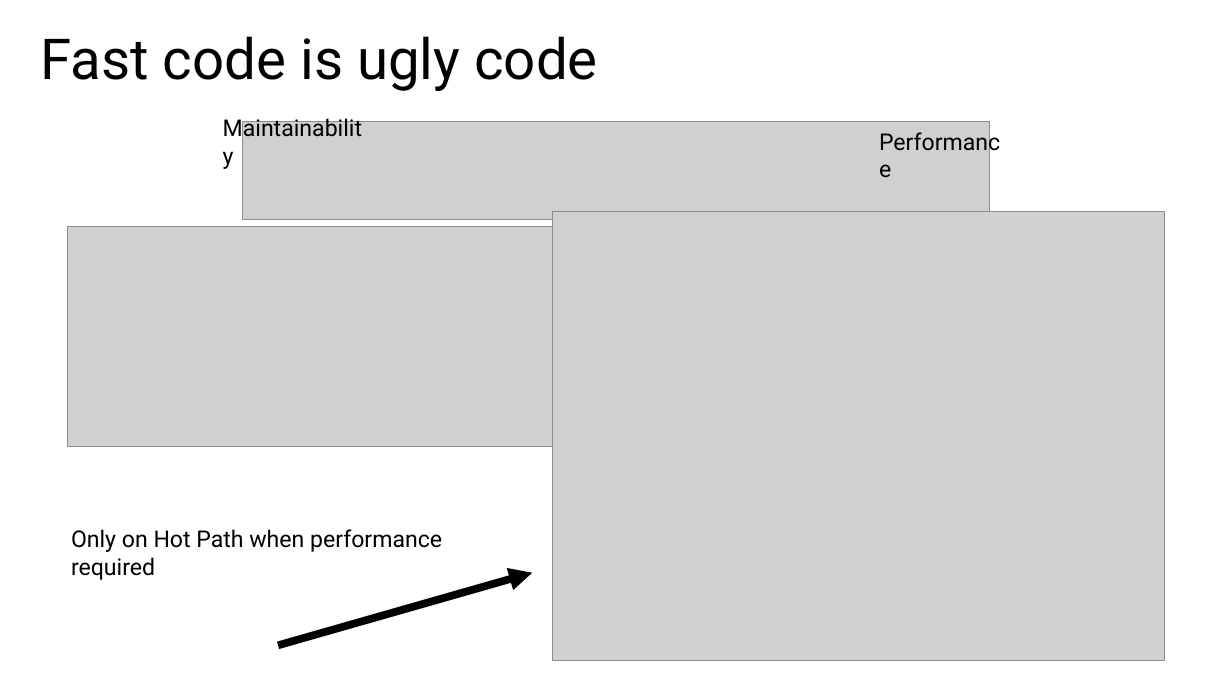
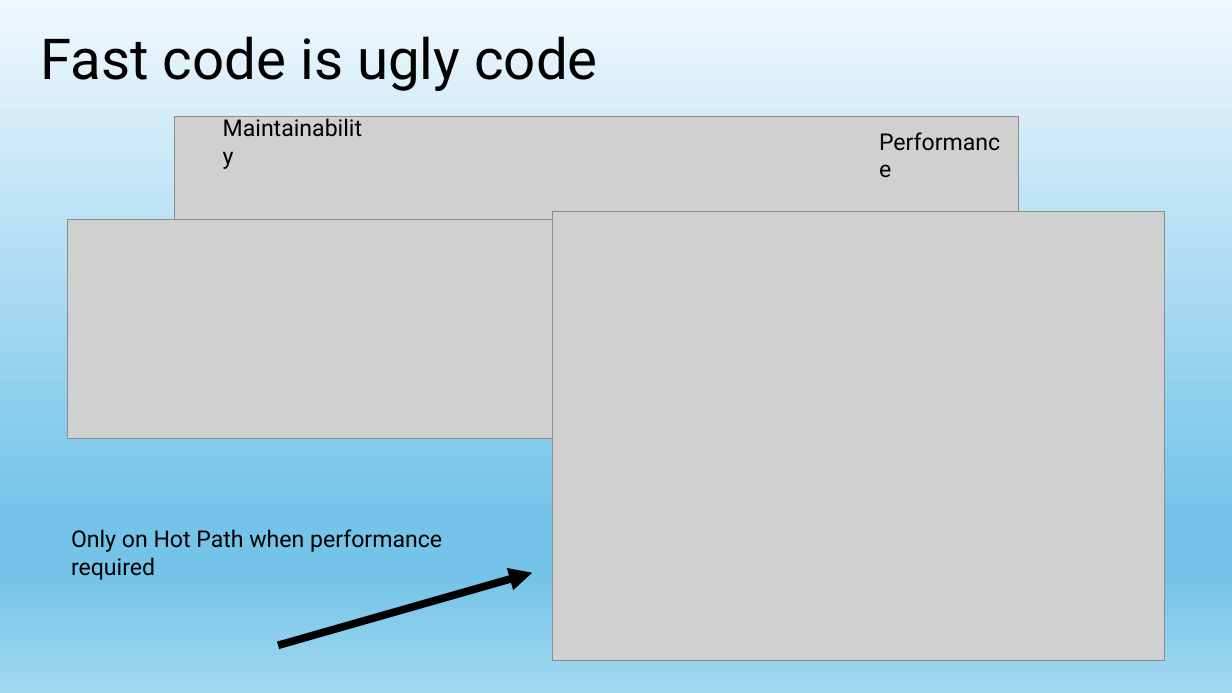
Before and after one commit to jeanhibbert/PerfDemo, a slide deck: slide 3 of PerfDemo.pptx (slide 2 before the commit). Drawn at 1232x693 pixels with LibreOffice and Linux fonts; fonts in the diff are those of the drawing; grey boxes stand for pictures. Boxes give left, top, right and bottom in pixels: in the first picture for what was removed or moved away, otherwise in the second. Text is boxed around its words. In the diff, an @@ line names an element or a change of style, - is before the commit and + after.

```diff
--- a/PerfDemo.pptx
+++ b/PerfDemo.pptx
@@ background #FFFFFF to gradient #F0F8FD to #74C4E9 to #A2D8F0 @@
@@ picture resized from (x1=242, y1=121, x2=990, y2=219) to (x1=175, y1=116, x2=1019, y2=220) @@
@@ picture moved from (x1=67, y1=226, x2=553, y2=446) to (x1=67, y1=219, x2=553, y2=439) @@
```
Also in this commit, not shown: 2 other slides changed, 1 slide added.
